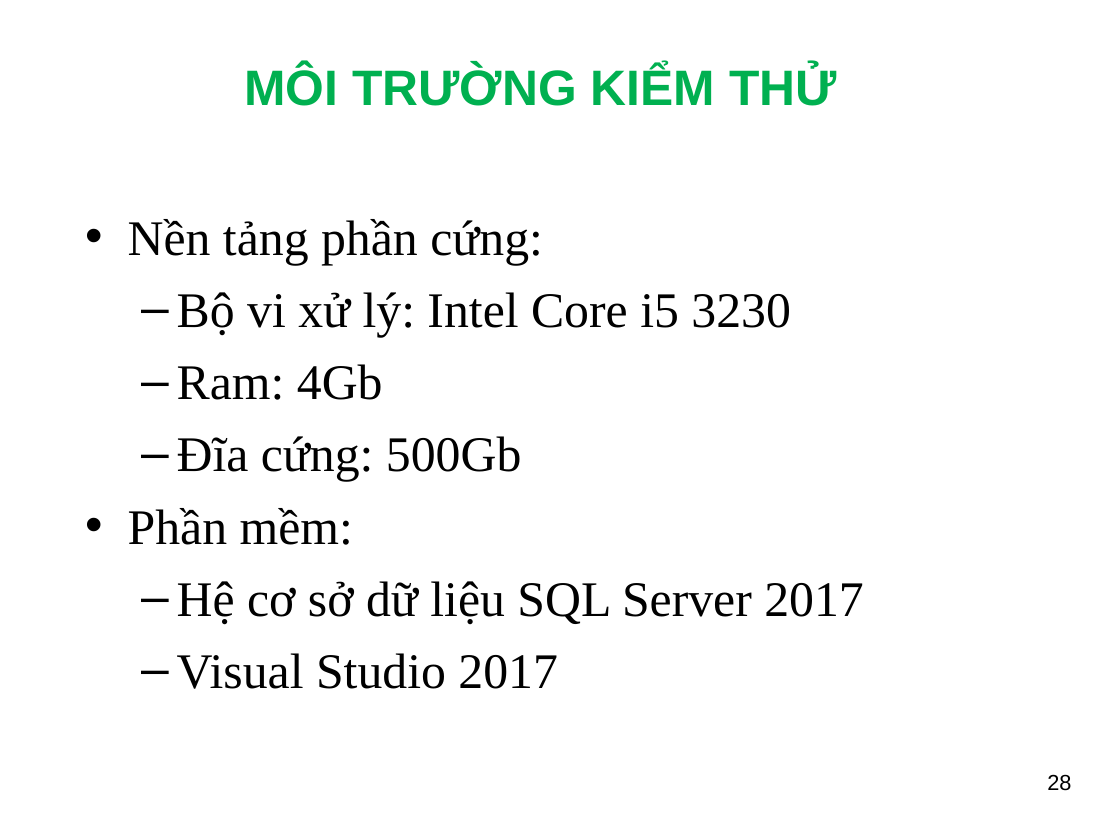
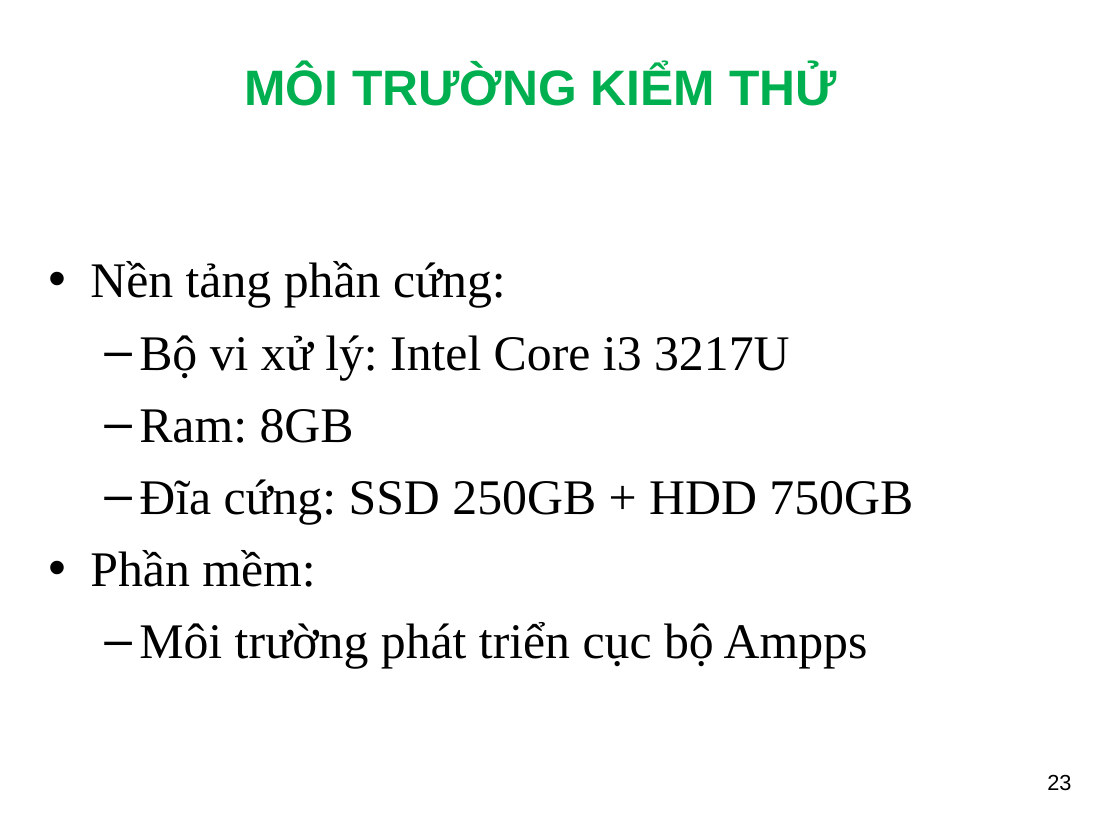
Before and after one commit to ngthuc/graduation-thesis, a slide deck: slide 23 of DOCUMENTS/documentations/Slide_HethongQuanlyProfileVienchucKhoaCNTT-TT_LeNguyenThucB1400731.ppt (slide 28 before the commit). Drawn at 1120x840 pixels with LibreOffice and Linux fonts; fonts in the diff are those of the drawing; background and template pictures are left out. Boxes give left, top, right and bottom in pixels: in the first picture for what was removed or moved away, otherwise in the second. Text is boxed around its words. In the diff, an @@ line names an element or a change of style, - is before the commit and + after.

```diff
--- a/DOCUMENTS/documentations/Slide_HethongQuanlyProfileVienchucKhoaCNTT-TT_LeNguyenThucB1400731.ppt
+++ b/DOCUMENTS/documentations/Slide_HethongQuanlyProfileVienchucKhoaCNTT-TT_LeNguyenThucB1400731.ppt
@@ text "Nền tảng phần cứng:": place and size @@
-text "Nền tảng phần cứng:" at [128, 219, 864, 689]
+text "Nền tảng phần cứng:" at [90, 261, 913, 668]
@@ text at [139, 335, 913, 524]: text changed @@
-  – Bộ vi xử lý: Intel Core i5 3230
-  – Ram: 4Gb
-  – Đĩa cứng: 500Gb
+  – Bộ vi xử lý: Intel Core i3 3217U
+  – Ram: 8GB
+  – Đĩa cứng: SSD 250GB + HDD 750GB
@@ text at [139, 622, 868, 668]: text changed @@
-  – Hệ cơ sở dữ liệu SQL Server 2017
-  – Visual Studio 2017
+  – Môi trường phát triển cục bộ Ampps
@@ page number at [1047, 774, 1071, 791]: text changed @@
-28
+23
```
Also in this commit, not shown: 6 other slides changed, 3 slides added, 10 slides removed, 2 other files.
